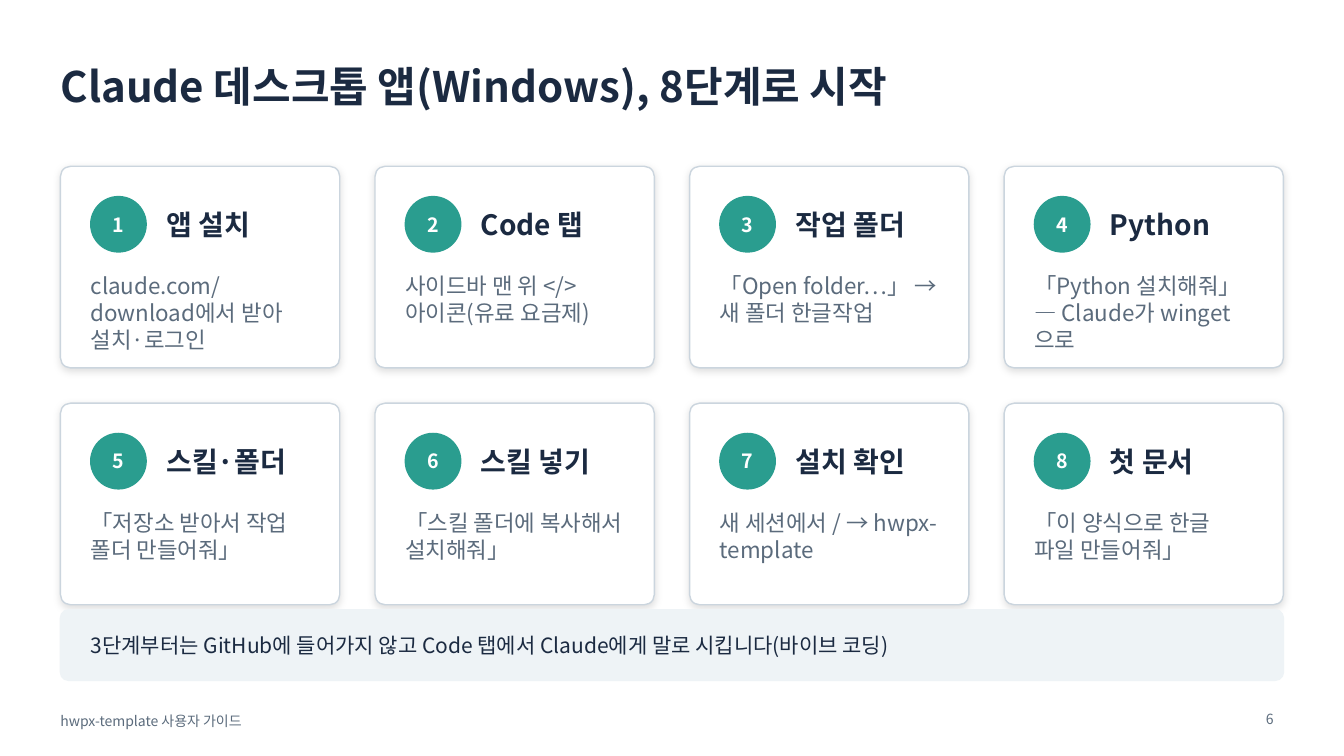
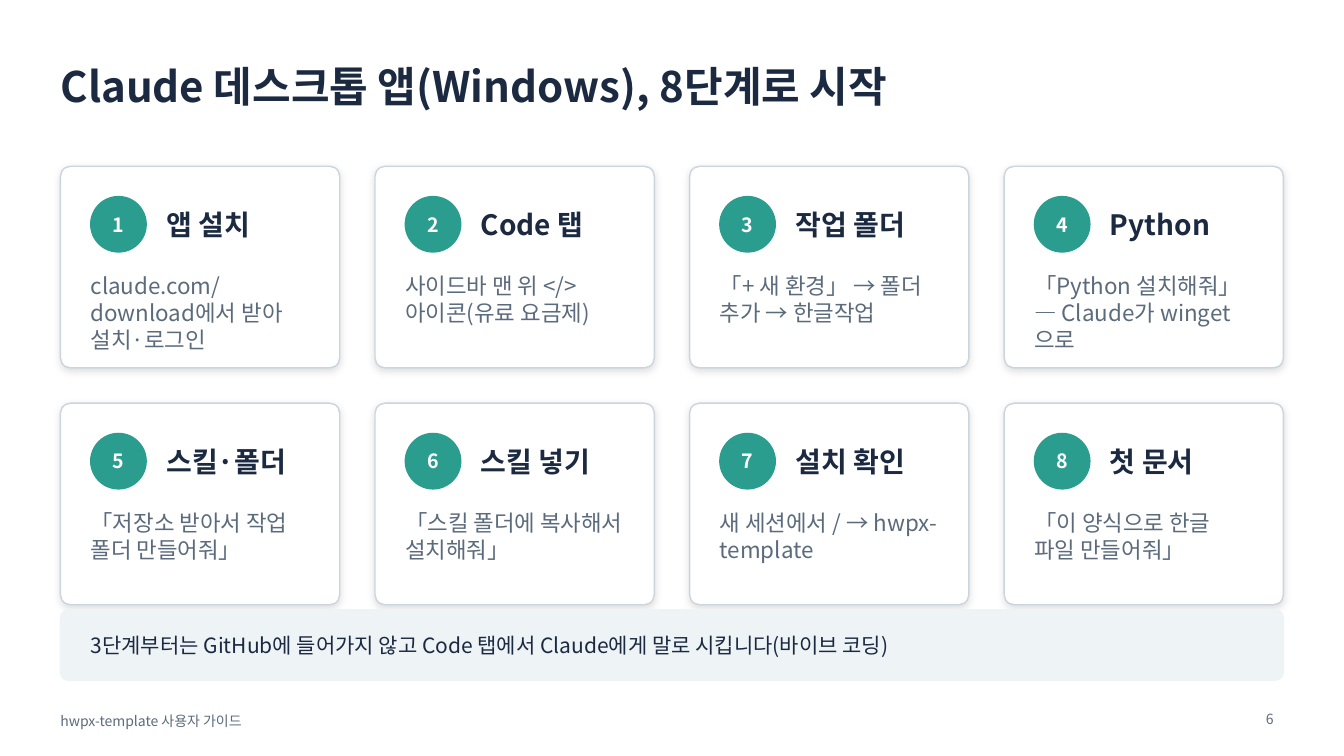
Before and after one commit to emilyJ7/hwpx-template-public, a slide deck: slide 6 of docs/사용자가이드.pptx. Drawn at 1344x756 pixels with LibreOffice and Linux fonts; fonts in the diff are those of the drawing. Boxes give left, top, right and bottom in pixels: in the first picture for what was removed or moved away, otherwise in the second. Text is boxed around its words. In the diff, an @@ line names an element or a change of style, - is before the commit and + after.

```diff
--- a/docs/사용자가이드.pptx
+++ b/docs/사용자가이드.pptx
@@ text at box(720, 275, 922, 323): text changed @@
-「Open folder…」 → 새 폴더 한글작업
+「+ 새 환경」 → 폴더 추가 → 한글작업
```
Also in this commit, not shown: 4 other slides changed, 9 other files.
